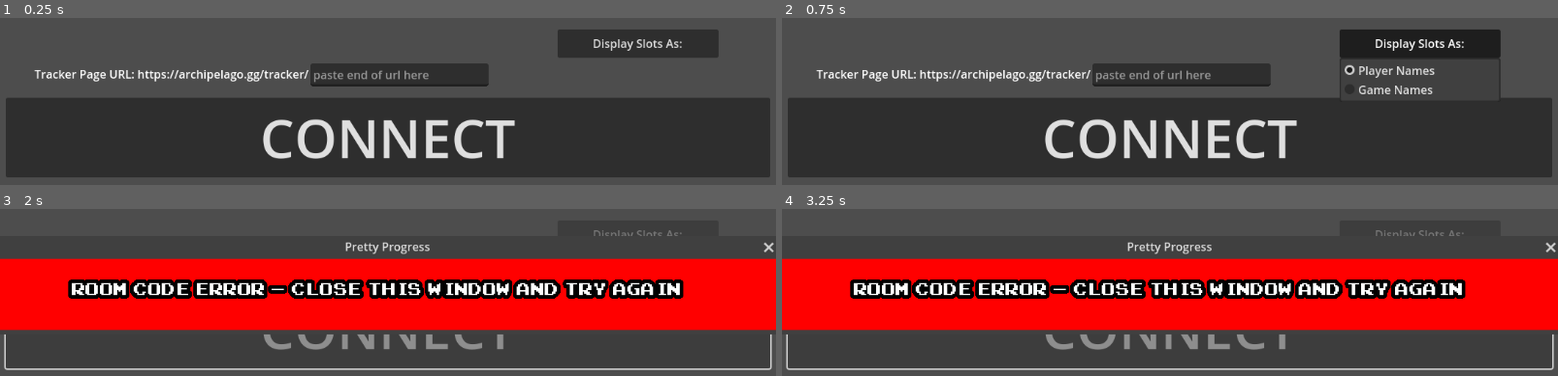
Above: before the commit, frames 1-4 (two rows, left to right).
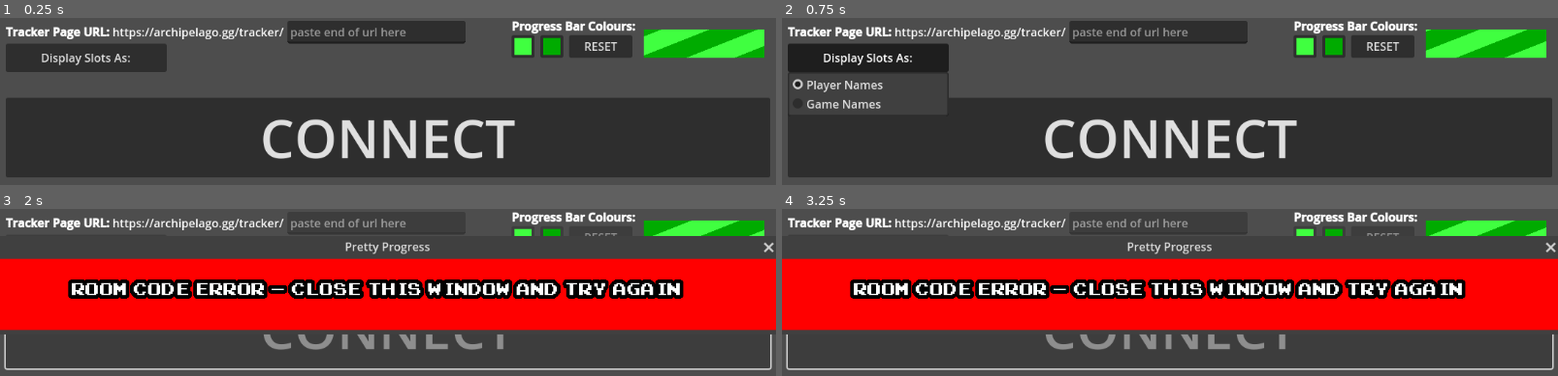
Above: after the commit, the same moments.

Repository: GirambQuamb/Archipelago-Pretty-Progress
Game: Godot game, scene res://launcher.tscn
Same seed, same stepped clock (60 frames per second), same inputs: the game is played once before the commit and once after it.
Inputs:
- Up to frame 1 (0.25 s): no input
- Up to frame 2 (0.75 s): click "Display Slots As:" at 0.5 s
- Up to frame 3 (2 s): click "CONNECT" at 1.25 s
- Up to frame 4 (3.25 s): no input

The runs differ from the first frame. In frame 1, 16% of the frame differs, in the area x 0-99%, y 1-42%; in frame 2, 18%, in the area x 0-99%, y 1-55%; in frame 3, 3.8%; in frame 4, 3.8%.

Commit message:
Add Color Picker for Progress Bar

Diff:
--- /dev/null
+++ b/src/color_picking.gd
@@ -0,0 +1,24 @@
+extends Control
+
+@export var progress_preview : ColorRect
+
+@export var color_picker_a : ColorPickerButton
+@export var color_picker_b : ColorPickerButton
+
+var color_a_default : Color = Color("40ff40")
+var color_b_default : Color = Color("00ab00")
+
+func _on_color_picker_1_color_changed(color: Color) -> void:
+	progress_preview.material.set("shader_parameter/color_gap", color)
+
+func _on_color_picker_2_color_changed(color: Color) -> void:
+	progress_preview.material.set("shader_parameter/color_stripe", color)
+
+func _on_reset_button_pressed() -> void:
+	# Reset Progress Bar
+	progress_preview.material.set("shader_parameter/color_gap", color_a_default)
+	progress_preview.material.set("shader_parameter/color_stripe", color_b_default)
+
+	# Reset Buttons
+	color_picker_a.color = color_a_default
+	color_picker_b.color = color_b_default
--- a/src/launcher.gd
+++ b/src/launcher.gd
@@ -16,9 +16,18 @@
 @export var timer : Timer # Used for spacing HTTPRequests and transitions
 
 ## Launch Menu ##
+
+# Options/Configures
 @export var display_selection : MenuButton # Lets the user choose how to display slot names
+@export var url_lineedit : LineEdit # User types the end of the tracker url here
+
+@export var color_picker_1 : ColorPickerButton
+@export var color_picker_2 : ColorPickerButton
+@export var color_reset_button : Button
+
+# Big awesome button
 @export var launch_button : Button # Launches the progress window
-@export var url_lineedit : LineEdit # User types the end of the tracker url here
+
 
 ## Progress Window ##
 @export var progress_window : Window # Second window that displays the progress bar
@@ -61,9 +70,7 @@
 	reset_data()
 	initialize_text()
 
-	display_selection.disabled = true
-	launch_button.disabled = true
-	url_lineedit.editable = false
+	disable_buttons()
 
 	# Set URL
 	url = "https://archipelago.gg/tracker/" + url_lineedit.text
@@ -151,10 +158,7 @@
 
 func _on_single_game_window_close_requested() -> void:
 	reset_data()
-
-	launch_button.disabled = false
-	display_selection.disabled = false
-	url_lineedit.editable = true
+	enable_buttons()
 
 func populate_text():
 	start_transition()
@@ -199,3 +203,21 @@
 	else:
 		tween.tween_property(display_parent_a, "modulate", Color(0,0,0,0), 2)
 		tween2.tween_property(display_parent_b, "modulate", Color(1,1,1,1), 2)
+
+func disable_buttons() -> void:
+	display_selection.disabled = true
+	launch_button.disabled = true
+	url_lineedit.editable = false
+
+	color_picker_1.disabled = true
+	color_picker_2.disabled = true
+	color_reset_button.disabled = true
+
+func enable_buttons() -> void:
+	launch_button.disabled = false
+	display_selection.disabled = false
+	url_lineedit.editable = true
+
+	color_picker_1.disabled = false
+	color_picker_2.disabled = false
+	color_reset_button.disabled = false
--- a/src/launcher.tscn
+++ b/src/launcher.tscn
@@ -1,15 +1,9 @@
-[gd_scene load_steps=6 format=3 uid="uid://cxie1vei3w84u"]
+[gd_scene load_steps=7 format=3 uid="uid://cxie1vei3w84u"]
 
 [ext_resource type="Shader" uid="uid://dy2oqw7mip222" path="res://stripes.gdshader" id="1_35oy0"]
 [ext_resource type="Script" uid="uid://b6npyi10pruty" path="res://launcher.gd" id="1_e8q7a"]
 [ext_resource type="FontFile" uid="uid://cwvifwisu5vjg" path="res://font.ttf" id="2_e8q7a"]
-
-[sub_resource type="StyleBoxFlat" id="StyleBoxFlat_88lnb"]
-bg_color = Color(0.122252, 0.122252, 0.122252, 1)
-corner_radius_top_left = 25
-corner_radius_top_right = 25
-corner_radius_bottom_right = 25
-corner_radius_bottom_left = 25
+[ext_resource type="Script" uid="uid://dca08o6wjlxjo" path="res://color_picking.gd" id="2_uy6ji"]
 
 [sub_resource type="ShaderMaterial" id="ShaderMaterial_kjcl2"]
 shader = ExtResource("1_35oy0")
@@ -20,7 +14,14 @@
 shader_parameter/speed = 0.1
 shader_parameter/angle = 0.1
 
-[node name="Launcher" type="Control" node_paths=PackedStringArray("http_request", "timer", "display_selection", "launch_button", "url_lineedit", "progress_window", "display_parent_a", "display_parent_b", "display_text_a", "display_text_b", "progress_bar_a", "progress_bar_b", "display_error")]
+[sub_resource type="StyleBoxFlat" id="StyleBoxFlat_88lnb"]
+bg_color = Color(0.122252, 0.122252, 0.122252, 1)
+corner_radius_top_left = 25
+corner_radius_top_right = 25
+corner_radius_bottom_right = 25
+corner_radius_bottom_left = 25
+
+[node name="Launcher" type="Control" node_paths=PackedStringArray("http_request", "timer", "display_selection", "url_lineedit", "color_picker_1", "color_picker_2", "color_reset_button", "launch_button", "progress_window", "display_parent_a", "display_parent_b", "display_text_a", "display_text_b", "progress_bar_a", "progress_bar_b", "display_error")]
 layout_mode = 3
 anchors_preset = 15
 anchor_right = 1.0
@@ -30,24 +31,61 @@
 script = ExtResource("1_e8q7a")
 http_request = NodePath("HTTPRequest")
 timer = NodePath("Single Game Window/Timer")
-display_selection = NodePath("MenuButton")
+display_selection = NodePath("Options/Display Mode/Slot Display Mode Button")
+url_lineedit = NodePath("Options/URL/URL Line")
+color_picker_1 = NodePath("Options/Color Picking/Color Picker 1")
+color_picker_2 = NodePath("Options/Color Picking/Color Picker 2")
+color_reset_button = NodePath("Options/Color Picking/Reset Button")
 launch_button = NodePath("Launch Button")
-url_lineedit = NodePath("URL Line")
 progress_window = NodePath("Single Game Window")
-display_parent_a = NodePath("Single Game Window/PanelContainer/Control/Display Parent A")
-display_parent_b = NodePath("Single Game Window/PanelContainer/Control/Display Parent B")
-display_text_a = NodePath("Single Game Window/PanelContainer/Control/Display Parent A/Text A")
-display_text_b = NodePath("Single Game Window/PanelContainer/Control/Display Parent B/Text B")
-progress_bar_a = NodePath("Single Game Window/PanelContainer/Control/Display Parent A/Progress Bar A")
-progress_bar_b = NodePath("Single Game Window/PanelContainer/Control/Display Parent B/Progress Bar B")
+display_parent_a = NodePath("Single Game Window/Display Panel/Display Parent/Display Parent A")
+display_parent_b = NodePath("Single Game Window/Display Panel/Display Parent/Display Parent B")
+display_text_a = NodePath("Single Game Window/Display Panel/Display Parent/Display Parent A/Text A")
+display_text_b = NodePath("Single Game Window/Display Panel/Display Parent/Display Parent B/Text B")
+progress_bar_a = NodePath("Single Game Window/Display Panel/Display Parent/Display Parent A/Progress Bar A")
+progress_bar_b = NodePath("Single Game Window/Display Panel/Display Parent/Display Parent B/Progress Bar B")
 display_error = NodePath("Single Game Window/Error")
 
-[node name="MenuButton" type="MenuButton" parent="."]
-layout_mode = 0
-offset_left = 776.0
-offset_top = 16.0
-offset_right = 1000.0
-offset_bottom = 56.0
+[node name="Options" type="Control" parent="."]
+anchors_preset = 0
+offset_right = 40.0
+offset_bottom = 40.0
+
+[node name="URL" type="Control" parent="Options"]
+anchors_preset = 0
+offset_right = 40.0
+offset_bottom = 40.0
+
+[node name="URL Line" type="LineEdit" parent="Options/URL"]
+layout_mode = 0
+offset_left = 400.0
+offset_top = 4.0
+offset_right = 648.0
+offset_bottom = 36.0
+placeholder_text = "paste end of url here"
+context_menu_enabled = false
+emoji_menu_enabled = false
+
+[node name="URL Info" type="RichTextLabel" parent="Options/URL"]
+layout_mode = 0
+offset_left = 8.0
+offset_top = 8.0
+offset_right = 400.0
+offset_bottom = 48.0
+bbcode_enabled = true
+text = "[b]Tracker Page URL:[/b] https://archipelago.gg/tracker/"
+
+[node name="Display Mode" type="Control" parent="Options"]
+anchors_preset = 0
+offset_right = 40.0
+offset_bottom = 40.0
+
+[node name="Slot Display Mode Button" type="MenuButton" parent="Options/Display Mode"]
+layout_mode = 0
+offset_left = 8.0
+offset_top = 36.0
+offset_right = 232.0
+offset_bottom = 76.0
 text = "Display Slots As:"
 flat = false
 item_count = 2
@@ -59,23 +97,66 @@
 popup/item_1/checkable = 2
 popup/item_1/id = 1
 
-[node name="URL Line" type="LineEdit" parent="."]
-layout_mode = 0
-offset_left = 432.0
+[node name="Color Picking" type="Control" parent="Options" node_paths=PackedStringArray("progress_preview", "color_picker_a", "color_picker_b")]
+anchors_preset = 0
+offset_left = 712.0
 offset_top = 64.0
-offset_right = 680.0
-offset_bottom = 96.0
-placeholder_text = "paste end of url here"
-context_menu_enabled = false
-emoji_menu_enabled = false
-
-[node name="URL Info" type="RichTextLabel" parent="."]
-layout_mode = 0
-offset_left = 48.0
-offset_top = 67.0
-offset_right = 432.0
-offset_bottom = 107.0
-text = "Tracker Page URL: https://archipelago.gg/tracker/"
+offset_right = 752.0
+offset_bottom = 104.0
+pivot_offset = Vector2(0, -64)
+script = ExtResource("2_uy6ji")
+progress_preview = NodePath("Progress Bar Preview/Progress Bar")
+color_picker_a = NodePath("Color Picker 1")
+color_picker_b = NodePath("Color Picker 2")
+
+[node name="Color Picker 1" type="ColorPickerButton" parent="Options/Color Picking"]
+layout_mode = 0
+offset_top = -40.0
+offset_right = 32.0
+offset_bottom = -8.0
+color = Color(0.25098, 1, 0.25098, 1)
+edit_alpha = false
+
+[node name="Color Picker 2" type="ColorPickerButton" parent="Options/Color Picking"]
+layout_mode = 0
+offset_left = 40.0
+offset_top = -40.0
+offset_right = 72.0
+offset_bottom = -8.0
+color = Color(0, 0.670588, 0, 1)
+edit_alpha = false
+
+[node name="Progress Bar Preview" type="ColorRect" parent="Options/Color Picking"]
+clip_children = 1
+layout_mode = 0
+offset_left = 184.0
+offset_top = -48.0
+offset_right = 352.0
+offset_bottom = -8.0
+
+[node name="Progress Bar" type="ColorRect" parent="Options/Color Picking/Progress Bar Preview"]
+material = SubResource("ShaderMaterial_kjcl2")
+offset_right = 1000.0
+offset_bottom = 40.0
+color = Color(0, 1, 0.166667, 1)
+metadata/_edit_lock_ = true
+
+[node name="RichTextLabel" type="RichTextLabel" parent="Options/Color Picking"]
+layout_mode = 0
+offset_top = -64.0
+offset_right = 240.0
+offset_bottom = -24.0
+mouse_filter = 2
+bbcode_enabled = true
+text = "[b]Progress Bar Colours:[/b]"
+
+[node name="Reset Button" type="Button" parent="Options/Color Picking"]
+layout_mode = 0
+offset_left = 80.0
+offset_top = -40.0
+offset_right = 168.0
+offset_bottom = -8.0
+text = "RESET"
 
 [node name="Launch Button" type="Button" parent="."]
 layout_mode = 0
@@ -101,7 +182,7 @@
 [node name="Timer" type="Timer" parent="Single Game Window"]
 wait_time = 10.0
 
-[node name="PanelContainer" type="PanelContainer" parent="Single Game Window"]
+[node name="Display Panel" type="PanelContainer" parent="Single Game Window"]
 clip_children = 2
 offset_left = 40.0
 offset_top = 30.0
@@ -109,17 +190,17 @@
 offset_bottom = 70.0
 theme_override_styles/panel = SubResource("StyleBoxFlat_88lnb")
 
-[node name="Control" type="Control" parent="Single Game Window/PanelContainer"]
+[node name="Display Parent" type="Control" parent="Single Game Window/Display Panel"]
 layout_mode = 2
 
-[node name="Display Parent A" type="Control" parent="Single Game Window/PanelContainer/Control"]
+[node name="Display Parent A" type="Control" parent="Single Game Window/Display Panel/Display Parent"]
 layout_mode = 3
 anchors_preset = 0
 offset_left = -40.0
 offset_top = -30.0
 offset_bottom = 10.0
 
-[node name="Progress Bar A" type="ColorRect" parent="Single Game Window/PanelContainer/Control/Display Parent A"]
+[node name="Progress Bar A" type="ColorRect" parent="Single Game Window/Display Panel/Display Parent/Display Parent A"]
 material = SubResource("ShaderMaterial_kjcl2")
 layout_mode = 2
 offset_left = 40.0
@@ -128,7 +209,7 @@
 offset_bottom = 70.0
 color = Color(0, 1, 0.166667, 1)
 
-[node name="Text A" type="RichTextLabel" parent="Single Game Window/PanelContainer/Control/Display Parent A"]
+[node name="Text A" type="RichTextLabel" parent="Single Game Window/Display Panel/Display Parent/Display Parent A"]
 clip_contents = false
 layout_mode = 0
 offset_left = 56.0
@@ -147,14 +228,14 @@
 scroll_active = false
 metadata/_edit_lock_ = true
 
-[node name="Display Parent B" type="Control" parent="Single Game Window/PanelContainer/Control"]
+[node name="Display Parent B" type="Control" parent="Single Game Window/Display Panel/Display Parent"]
 layout_mode = 3
 anchors_preset = 0
 offset_left = -40.0
 offset_top = -30.0
 offset_bottom = 10.0
 
-[node name="Progress Bar B" type="ColorRect" parent="Single Game Window/PanelContainer/Control/Display Parent B"]
+[node name="Progress Bar B" type="ColorRect" parent="Single Game Window/Display Panel/Display Parent/Display Parent B"]
 material = SubResource("ShaderMaterial_kjcl2")
 layout_mode = 2
 offset_left = 40.0
@@ -163,7 +244,7 @@
 offset_bottom = 70.0
 color = Color(0, 1, 0.166667, 1)
 
-[node name="Text B" type="RichTextLabel" parent="Single Game Window/PanelContainer/Control/Display Parent B"]
+[node name="Text B" type="RichTextLabel" parent="Single Game Window/Display Panel/Display Parent/Display Parent B"]
 clip_contents = false
 layout_mode = 0
 offset_left = 56.0
@@ -190,7 +271,7 @@
 offset_bottom = 130.0
 color = Color(1, 0, 0, 1)
 
-[node name="game_text" type="RichTextLabel" parent="Single Game Window/Error"]
+[node name="Error Text" type="RichTextLabel" parent="Single Game Window/Error"]
 clip_contents = false
 layout_mode = 0
 offset_left = 56.0
@@ -208,6 +289,9 @@
 fit_content = true
 scroll_active = false
 
+[connection signal="color_changed" from="Options/Color Picking/Color Picker 1" to="Options/Color Picking" method="_on_color_picker_1_color_changed"]
+[connection signal="color_changed" from="Options/Color Picking/Color Picker 2" to="Options/Color Picking" method="_on_color_picker_2_color_changed"]
+[connection signal="pressed" from="Options/Color Picking/Reset Button" to="Options/Color Picking" method="_on_reset_button_pressed"]
 [connection signal="pressed" from="Launch Button" to="." method="_on_launch_button_pressed"]
 [connection signal="close_requested" from="Single Game Window" to="." method="_on_single_game_window_close_requested"]
 [connection signal="timeout" from="Single Game Window/Timer" to="." method="_on_timer_timeout"]
Not shown, added: src/color_picking.gd.uid
